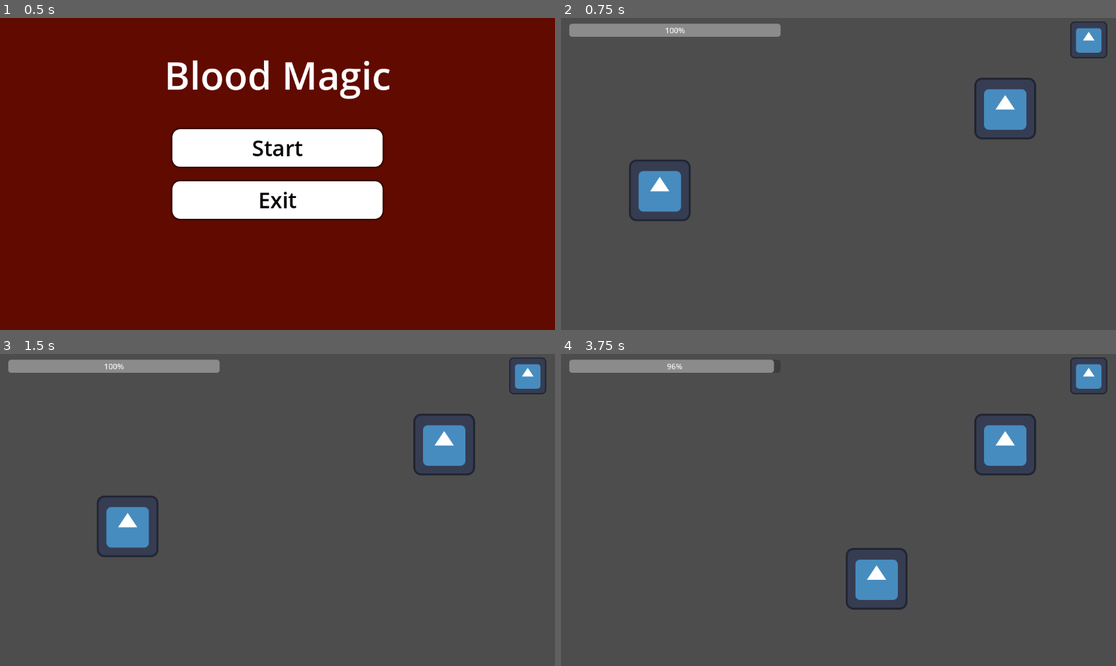
Above: before the commit, frames 1-4 (two rows, left to right).
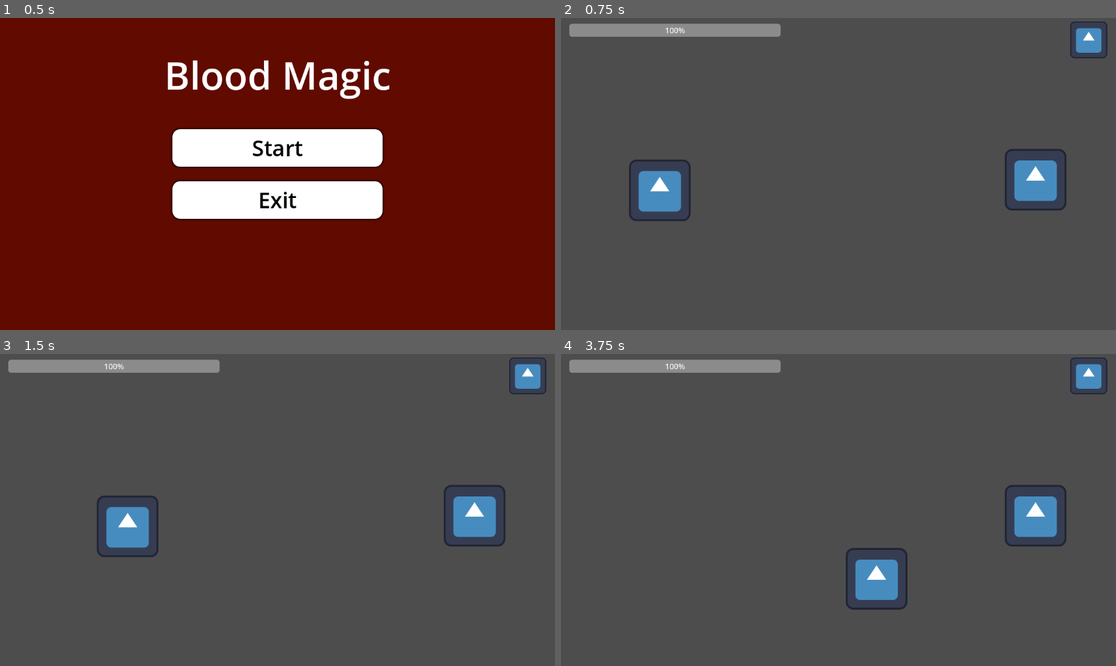
Above: after the commit, the same moments.

Repository: ckfrancois/BloodMagic
Game: Godot game, scene res://scenes/menus/main_menu.tscn
Two runs of this game, one before a commit and one after it. Both use one fixed random seed, a clock stepped at 60 frames per second and the inputs below. The engine's default icon, where the game draws it, is replaced by a stand-in: a white triangle on a blue panel in a dark square.
Inputs:
- Up to frame 1 (0.5 s): no input
- Up to frame 2 (0.75 s): click "Start" at 0.5 s
- Up to frame 3 (1.5 s): tap Enter at 1.25 s; hold Right (Right) from 1.28 s (still down); tap Space (Use Item) at 1.35 s
- Up to frame 4 (3.75 s): release Right (Right) at 2.03 s; hold Down (Down) 2.03-2.78 s; tap Space (Use Item) at 2.1, 2.85, 3.6 s; hold Right (Right) 2.78-3.53 s; hold Up (Up) from 3.53 s (still down)

Frame 1 is identical in both runs. In frame 2, 2.6% of the frame differs, in the area x 74-92%, y 19-62%; in frame 3, 2.6%; in frame 4, 2.7%, in the area x 18-92%, y 1-62%.

Commit message:
Winnable Battles and some balancing

Diff:
--- a/blood-magic/assets/actions/blood_shot.tres
+++ b/blood-magic/assets/actions/blood_shot.tres
@@ -5,9 +5,9 @@
 [resource]
 script = ExtResource("1_js6at")
 display_name = "Blood Shot"
-description = "Basic Attack, Deal 5 damage take 3"
-damage = 5
+description = "Basic Attack, Deal 7 damage take 3"
+damage = 7
 heal = 0
 recoil = 3
-base_weight = 120
+base_weight = 110
 metadata/_custom_type_script = "uid://c3ni3qnlma52i"
--- a/blood-magic/assets/actions/drain.tres
+++ b/blood-magic/assets/actions/drain.tres
@@ -5,9 +5,9 @@
 [resource]
 script = ExtResource("1_cgwlb")
 display_name = "Drain"
-description = "Deals 7 damage."
-damage = 7
+description = "Deals 5 damage."
+damage = 5
 heal = 0
 recoil = 0
-base_weight = 80
+base_weight = 100
 metadata/_custom_type_script = "uid://c3ni3qnlma52i"
--- a/blood-magic/assets/actions/replenish.tres
+++ b/blood-magic/assets/actions/replenish.tres
@@ -9,5 +9,5 @@
 damage = 0
 heal = 6
 recoil = 0
-base_weight = 100
+base_weight = 90
 metadata/_custom_type_script = "uid://c3ni3qnlma52i"
--- a/blood-magic/scenes/enemy/cultistnapper.tscn
+++ b/blood-magic/scenes/enemy/cultistnapper.tscn
@@ -1,9 +1,11 @@
-[gd_scene load_steps=8 format=3 uid="uid://enih7g5rmlb"]
+[gd_scene load_steps=10 format=3 uid="uid://enih7g5rmlb"]
 
 [ext_resource type="Script" uid="uid://3btteotqdb8p" path="res://scenes/enemy/enemy.gd" id="1_lu14u"]
 [ext_resource type="Script" uid="uid://c3ni3qnlma52i" path="res://scenes/combat.gd" id="2_tw0jv"]
 [ext_resource type="Script" uid="uid://bdowk347wgwx0" path="res://scripts/enemy/turnzone_cultist.gd" id="4_q61cg"]
+[ext_resource type="Resource" uid="uid://c5veuha86g3sw" path="res://assets/actions/reckless_exchange.tres" id="4_tw0jv"]
 [ext_resource type="Resource" uid="uid://ikbhm5gjrl3o" path="res://assets/actions/blood_shot.tres" id="5_1h5p3"]
+[ext_resource type="Resource" uid="uid://bvnbcxmhpyhx0" path="res://assets/actions/life_steal.tres" id="5_qh3uy"]
 [ext_resource type="Texture2D" uid="uid://mm8ik78skmd0" path="res://assets/misc/icon.svg" id="6_hqfkt"]
 [ext_resource type="PackedScene" uid="uid://bwhxbjlgkgmoy" path="res://scripts/enemy/turnzone.tscn" id="7_ggi2a"]
 
@@ -12,7 +14,9 @@
 
 [node name="Cultistnapper" type="Node2D"]
 script = ExtResource("1_lu14u")
-combatActions = Array[ExtResource("2_tw0jv")]([ExtResource("5_1h5p3"), ExtResource("5_1h5p3"), ExtResource("5_1h5p3")])
+combatActions = Array[ExtResource("2_tw0jv")]([ExtResource("5_1h5p3"), ExtResource("4_tw0jv"), ExtResource("5_qh3uy")])
+currHealth = 30
+maxHealth = 30
 
 [node name="Sprite2D" type="Sprite2D" parent="."]
 scale = Vector2(1.2, 1.2)
@@ -22,8 +26,8 @@
 script = ExtResource("4_q61cg")
 cultist_data = {
 "attacks": ["res://assets/actions/blood_shot.tres", "res://assets/actions/life_steal.tres", "res://assets/actions/replenish.tres", "res://assets/actions/reckless_exchange.tres"],
-"currHealth": 0,
-"maxHealth": 0,
+"currHealth": 20,
+"maxHealth": 20,
 "name": ""
 }
 
--- a/blood-magic/scenes/enemy/enemy.tscn
+++ b/blood-magic/scenes/enemy/enemy.tscn
@@ -1,19 +1,20 @@
-[gd_scene load_steps=9 format=3 uid="uid://bn2oryar6amqd"]
+[gd_scene load_steps=8 format=3 uid="uid://bn2oryar6amqd"]
 
 [ext_resource type="Script" uid="uid://3btteotqdb8p" path="res://scenes/enemy/enemy.gd" id="1_40wdo"]
 [ext_resource type="Texture2D" uid="uid://mm8ik78skmd0" path="res://assets/misc/icon.svg" id="1_a3pup"]
 [ext_resource type="PackedScene" uid="uid://bwhxbjlgkgmoy" path="res://scripts/enemy/turnzone.tscn" id="2_40wdo"]
 [ext_resource type="Script" uid="uid://c3ni3qnlma52i" path="res://scenes/combat.gd" id="2_nbhyu"]
-[ext_resource type="Resource" uid="uid://1t0a0rn30cqi" path="res://assets/actions/drain.tres" id="3_13gj6"]
+[ext_resource type="Resource" uid="uid://ikbhm5gjrl3o" path="res://assets/actions/blood_shot.tres" id="3_cwlon"]
 [ext_resource type="Resource" uid="uid://bvnbcxmhpyhx0" path="res://assets/actions/life_steal.tres" id="4_4efjx"]
-[ext_resource type="Resource" uid="uid://c5veuha86g3sw" path="res://assets/actions/reckless_exchange.tres" id="5_hvxgb"]
 
 [sub_resource type="RectangleShape2D" id="RectangleShape2D_epypp"]
 size = Vector2(107, 107)
 
 [node name="enemy" type="Node2D"]
 script = ExtResource("1_40wdo")
-combatActions = Array[ExtResource("2_nbhyu")]([ExtResource("3_13gj6"), ExtResource("4_4efjx"), ExtResource("5_hvxgb")])
+combatActions = Array[ExtResource("2_nbhyu")]([ExtResource("3_cwlon"), ExtResource("4_4efjx"), ExtResource("4_4efjx")])
+currHealth = 15
+maxHealth = 15
 
 [node name="Sprite2D" type="Sprite2D" parent="."]
 texture = ExtResource("1_a3pup")
--- a/blood-magic/scenes/modes/battle.tscn
+++ b/blood-magic/scenes/modes/battle.tscn
@@ -55,7 +55,7 @@
 text = "Action 4"
 
 [node name="Camera2D" type="Camera2D" parent="."]
-position = Vector2(565, 314)
+position = Vector2(579, 365)
 
 [connection signal="pressed" from="BattleUI/HBoxContainer/VBoxContainer/Button1" to="." method="_on_button_1_pressed"]
 [connection signal="pressed" from="BattleUI/HBoxContainer/VBoxContainer/Button3" to="." method="_on_button_3_pressed"]
--- a/blood-magic/scenes/modes/battle_manager.gd
+++ b/blood-magic/scenes/modes/battle_manager.gd
@@ -26,6 +26,9 @@
 	next_turn()
 	camera.make_current()
 
+func _physics_process(delta: float) -> void:
+	if ai.currHealth <=0:
+		end_battle()
 
 func next_turn():
 	if game_over:
@@ -56,7 +59,7 @@
 
 		var action_to_cast:combat = ai.combat_action()
 		var cultist_to_attack:int = ai.choose_cultist(player, number_of_cultists - deaths)
-		cultist_to_attack = randi_range(1, number_of_cultists - 1)
+		cultist_to_attack = randi_range(0, number_of_cultists - 1)
 
 		# Do the action
 		print(action_to_cast.display_name)
@@ -81,6 +84,7 @@
 
 func game_over_fully():
 	print("Game OVER!!!")
+	get_tree().quit()
 	# Game over screen...
 
 func ai_action(action:combat, cultist_index:int):
@@ -167,3 +171,9 @@
 		b.disabled = true
 
 	await get_tree().create_timer(0.5).timeout
+
+func end_battle():
+	get_tree().current_scene.visible = true
+	get_tree().paused = false
+	ai.queue_free()
+	queue_free()
--- a/blood-magic/scenes/modes/hud.gd
+++ b/blood-magic/scenes/modes/hud.gd
@@ -18,7 +18,6 @@
 	player.healthChanged.connect(_on_health_changed)
 	player.healthUpdate.connect(update_health)
 	cultHealth = [health1,health2,health3,health4]
-	print(player.heldItem)
 
 func _process(delta) -> void:
 	if !player.heldItem.is_empty():
@@ -30,7 +29,7 @@
 				selecting = true
 
 		if selecting:
-			for i in range(MAX_MEMBERS):
+			for i in range(player.cultist.size()):
 				if !player.cultist[i].is_empty():
 					if Input.is_action_just_pressed("heal_%d" % (i+1)):
 						heal_one(i)
@@ -61,7 +60,7 @@
 	cultHealth[num].visible = true
 
 func heal_all():
-	for i in range(MAX_MEMBERS):
+	for i in range(player.culturist.size()):
 		if !player.cultist[i].is_empty():
 			player.cultist[i]["currHealth"] = min(player.cultist[i]["maxHealth"], player.cultist[i]["currHealth"] + player.heldItem["heal amount"])
 			updateHealth(player.cultist[i],i)
--- a/blood-magic/scenes/rooms/level_1.tscn
+++ b/blood-magic/scenes/rooms/level_1.tscn
@@ -47,6 +47,6 @@
 shape = SubResource("RectangleShape2D_a1jo5")
 
 [node name="enemy" parent="." instance=ExtResource("1_hnt83")]
-position = Vector2(922, 188)
+position = Vector2(985, 336)
 currHealth = 20
 maxHealth = 20
--- a/blood-magic/scenes/rooms/level_2.tscn
+++ b/blood-magic/scenes/rooms/level_2.tscn
@@ -6,6 +6,7 @@
 [ext_resource type="Script" uid="uid://c3ni3qnlma52i" path="res://scenes/combat.gd" id="4_yfbyw"]
 [ext_resource type="Resource" uid="uid://ikbhm5gjrl3o" path="res://assets/actions/blood_shot.tres" id="5_b4p2x"]
 [ext_resource type="Resource" uid="uid://1t0a0rn30cqi" path="res://assets/actions/drain.tres" id="6_3uatd"]
+[ext_resource type="Resource" uid="uid://c5veuha86g3sw" path="res://assets/actions/reckless_exchange.tres" id="7_b4p2x"]
 
 [sub_resource type="RectangleShape2D" id="RectangleShape2D_wo1ko"]
 size = Vector2(862, 89.5)
@@ -80,14 +81,14 @@
 
 [node name="Cultistnapper" parent="." instance=ExtResource("3_w1t45")]
 position = Vector2(958, 168)
-combatActions = Array[ExtResource("4_yfbyw")]([ExtResource("5_b4p2x"), ExtResource("6_3uatd"), ExtResource("5_b4p2x")])
+combatActions = Array[ExtResource("4_yfbyw")]([ExtResource("5_b4p2x"), ExtResource("6_3uatd"), ExtResource("7_b4p2x")])
 
 [node name="turnzone" parent="Cultistnapper" index="1"]
 cultist_data = {
 "attacks": ["res://assets/actions/blood_shot.tres", "res://assets/actions/life_steal.tres", "res://assets/actions/drain.tres", "res://assets/actions/reckless_exchange.tres"],
-"currHealth": 27,
-"maxHealth": 27,
-"name": ""
+"currHealth": 30,
+"maxHealth": 30,
+"name": "cat"
 }
 
 [editable path="Cultistnapper"]
--- a/blood-magic/scenes/rooms/level_4.tscn
+++ b/blood-magic/scenes/rooms/level_4.tscn
@@ -1,8 +1,8 @@
 [gd_scene load_steps=9 format=3 uid="uid://bdvo3na0dlg2h"]
 
-[ext_resource type="PackedScene" uid="uid://dwu08pukomrt1" path="res://scenes/items/temp_potion.tscn" id="1_w2080"]
 [ext_resource type="PackedScene" uid="uid://bn2oryar6amqd" path="res://scenes/enemy/enemy.tscn" id="2_207eh"]
 [ext_resource type="PackedScene" uid="uid://enih7g5rmlb" path="res://scenes/enemy/cultistnapper.tscn" id="3_207eh"]
+[ext_resource type="PackedScene" uid="uid://cjbc5mgm7mmel" path="res://scenes/items/temp_cake.tscn" id="3_wqxiu"]
 
 [sub_resource type="RectangleShape2D" id="RectangleShape2D_mvegh"]
 size = Vector2(1152, 90)
@@ -65,9 +65,6 @@
 position = Vector2(765, 339)
 shape = SubResource("RectangleShape2D_wqxiu")
 
-[node name="TempPotion" parent="." instance=ExtResource("1_w2080")]
-position = Vector2(935, 477)
-
 [node name="enemy" parent="." instance=ExtResource("2_207eh")]
 position = Vector2(764, 501)
 
@@ -83,9 +80,12 @@
 [node name="turnzone" parent="Cultistnapper" index="1"]
 cultist_data = {
 "attacks": ["res://assets/actions/blood_shot.tres", "res://assets/actions/life_steal.tres", "res://assets/actions/drain.tres", "res://assets/actions/reckless_exchange.tres"],
-"currHealth": 27,
-"maxHealth": 27,
+"currHealth": 30,
+"maxHealth": 30,
 "name": ""
 }
 
+[node name="tempCake" parent="." instance=ExtResource("3_wqxiu")]
+position = Vector2(934, 480)
+
 [editable path="Cultistnapper"]
--- a/blood-magic/scenes/rooms/level_5.tscn
+++ b/blood-magic/scenes/rooms/level_5.tscn
@@ -1,7 +1,8 @@
-[gd_scene load_steps=9 format=3 uid="uid://dr8ffxsvp73mp"]
+[gd_scene load_steps=10 format=3 uid="uid://dr8ffxsvp73mp"]
 
 [ext_resource type="PackedScene" uid="uid://enih7g5rmlb" path="res://scenes/enemy/cultistnapper.tscn" id="2_hvuyn"]
 [ext_resource type="PackedScene" uid="uid://bn2oryar6amqd" path="res://scenes/enemy/enemy.tscn" id="2_k0vap"]
+[ext_resource type="PackedScene" uid="uid://dwu08pukomrt1" path="res://scenes/items/temp_potion.tscn" id="3_k0vap"]
 
 [sub_resource type="RectangleShape2D" id="RectangleShape2D_mvegh"]
 size = Vector2(1152, 90)
@@ -70,17 +71,23 @@
 shape = SubResource("RectangleShape2D_5nlw1")
 
 [node name="enemy2" parent="." instance=ExtResource("2_k0vap")]
-position = Vector2(970, 276)
+position = Vector2(344, 505)
 
 [node name="Cultistnapper" parent="." instance=ExtResource("2_hvuyn")]
-position = Vector2(209, 497)
+position = Vector2(962, 240)
 
 [node name="turnzone" parent="Cultistnapper" index="1"]
 cultist_data = {
-"attacks": ["res://assets/actions/blood_shot.tres", "res://assets/actions/life_steal.tres", "res://assets/actions/replenish.tres", "res://assets/actions/reckless_exchange.tres"],
-"currHealth": 15,
-"maxHealth": 15,
+"attacks": ["res://assets/actions/drain.tres", "res://assets/actions/life_steal.tres", "res://assets/actions/replenish.tres", "res://assets/actions/reckless_exchange.tres"],
+"currHealth": 30,
+"maxHealth": 30,
 "name": "Member 4"
 }
 
+[node name="TempPotion" parent="." instance=ExtResource("3_k0vap")]
+position = Vector2(970, 503)
+
+[node name="TempPotion2" parent="." instance=ExtResource("3_k0vap")]
+position = Vector2(154, 509)
+
 [editable path="Cultistnapper"]
--- a/blood-magic/scenes/rooms/level_6.tscn
+++ b/blood-magic/scenes/rooms/level_6.tscn
@@ -1,7 +1,10 @@
-[gd_scene load_steps=7 format=3 uid="uid://b50irwllqjiat"]
+[gd_scene load_steps=10 format=3 uid="uid://b50irwllqjiat"]
 
 [ext_resource type="PackedScene" uid="uid://enih7g5rmlb" path="res://scenes/enemy/cultistnapper.tscn" id="1_182hn"]
 [ext_resource type="PackedScene" uid="uid://bn2oryar6amqd" path="res://scenes/enemy/enemy.tscn" id="1_jokmq"]
+[ext_resource type="Script" uid="uid://c3ni3qnlma52i" path="res://scenes/combat.gd" id="2_cc6wp"]
+[ext_resource type="Resource" uid="uid://dn58ly2rn6gld" path="res://assets/actions/replenish.tres" id="3_6dktl"]
+[ext_resource type="Resource" uid="uid://bvnbcxmhpyhx0" path="res://assets/actions/life_steal.tres" id="4_t72vq"]
 
 [sub_resource type="RectangleShape2D" id="RectangleShape2D_mvegh"]
 size = Vector2(1152, 90)
@@ -55,9 +58,28 @@
 
 [node name="Cultistnapper" parent="." instance=ExtResource("1_182hn")]
 position = Vector2(589, 461)
+combatActions = Array[ExtResource("2_cc6wp")]([ExtResource("3_6dktl"), ExtResource("3_6dktl"), ExtResource("4_t72vq")])
+currHealth = 45
+maxHealth = 45
+
+[node name="turnzone" parent="Cultistnapper" index="1"]
+cultist_data = {
+"attacks": ["res://assets/actions/blood_shot.tres", "res://assets/actions/life_steal.tres", "res://assets/actions/replenish.tres", "res://assets/actions/reckless_exchange.tres"],
+"currHealth": 35,
+"maxHealth": 35,
+"name": "Member 4"
+}
 
 [node name="enemy" parent="." instance=ExtResource("1_jokmq")]
-position = Vector2(897, 192)
+position = Vector2(834, 195)
 
 [node name="enemy2" parent="." instance=ExtResource("1_jokmq")]
 position = Vector2(309, 199)
+
+[node name="enemy3" parent="." instance=ExtResource("1_jokmq")]
+position = Vector2(184, 469)
+
+[node name="enemy4" parent="." instance=ExtResource("1_jokmq")]
+position = Vector2(972, 473)
+
+[editable path="Cultistnapper"]
--- a/blood-magic/scripts/enemy/turnzone_cultist.gd
+++ b/blood-magic/scripts/enemy/turnzone_cultist.gd
@@ -2,8 +2,8 @@
 
 @export var cultist_data := {
 	"name": "",
-	"currHealth": 27,
-	"maxHealth": 27,
+	"currHealth": 30,
+	"maxHealth": 30,
 	"attacks": ["res://assets/actions/blood_shot.tres", "res://assets/actions/life_steal.tres", "res://assets/actions/drain.tres", "res://assets/actions/reckless_exchange.tres"]}
 
 func _on_body_entered(body: CharacterBody2D) -> void:
--- a/blood-magic/scripts/player/player.gd
+++ b/blood-magic/scripts/player/player.gd
@@ -23,7 +23,7 @@
 	collectCultist({"name": "leader",
 	"currHealth": 30,
 	"maxHealth":30,
-	"attacks": [load("res://assets/actions/blood_shot.tres"), load("res://assets/actions/life_steal.tres"), load("res://assets/actions/replenish.tres"), load("res://assets/actions/reckless_exchange.tres")]})
+	"attacks": [load("res://assets/actions/blood_shot.tres"), load("res://assets/actions/life_steal.tres"), load("res://assets/actions/replenish.tres"), load("res://assets/actions/drain.tres")]})
 
 func _physics_process(delta: float) -> void:
 	var moveX := Input.get_axis("Left", "Right")
@@ -40,8 +40,6 @@
 
 	move_and_slide()
 
-	if Input.is_action_just_pressed("Up"):
-		cultistHurt()
 
 func _combat_action(action : combat , enemy : Node2D):
 	pass
@@ -56,12 +54,5 @@
 	emit_signal("healthChanged", cultist[numCultist], numCultist)
 	numCultist += 1
 
-func cultistHurt():
-	print(numCultist)
-	var x = randi_range(0,numCultist - 1)
-	cultist[x]["currHealth"] -= 1
-	emit_signal("healthChanged", cultist[x], x)
-
-
 func use_item():
 	collectItem({})
Not shown: 1 places in blood-magic/scenes/modes/overworld.tscn that only renumber resources
Not shown: 1 places in blood-magic/scenes/rooms/level_2.tscn that only renumber resources
